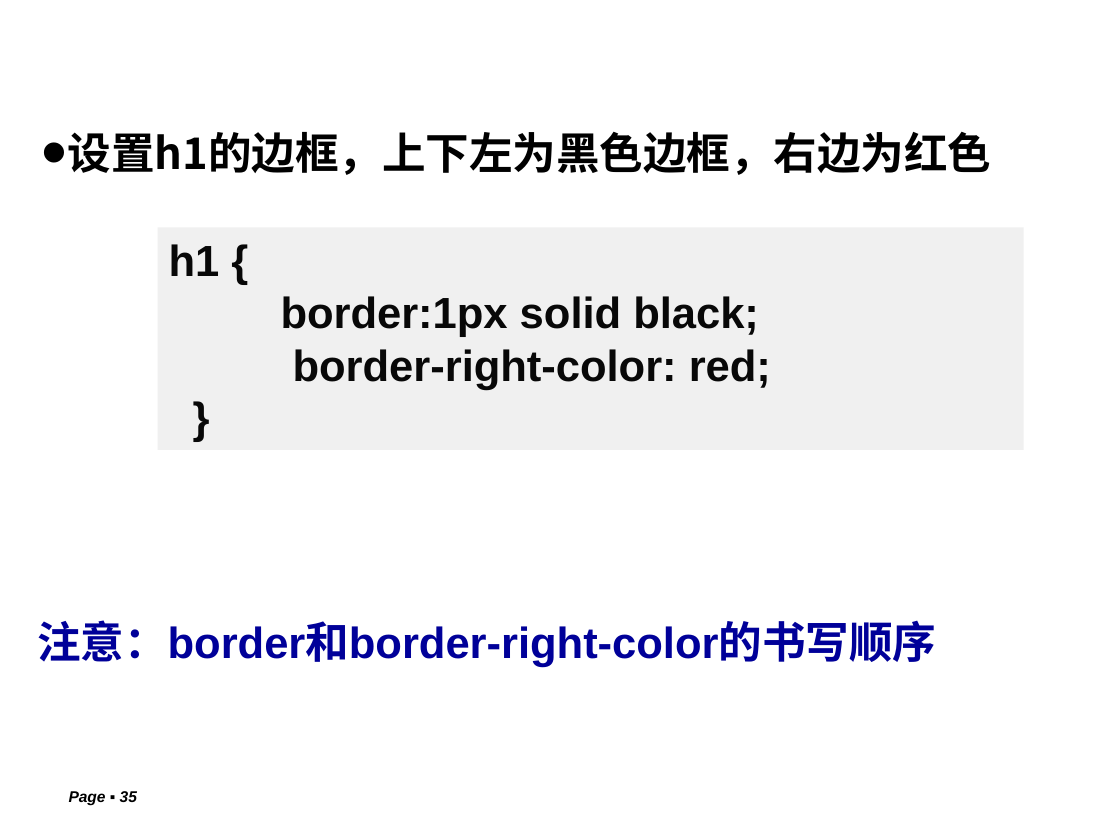
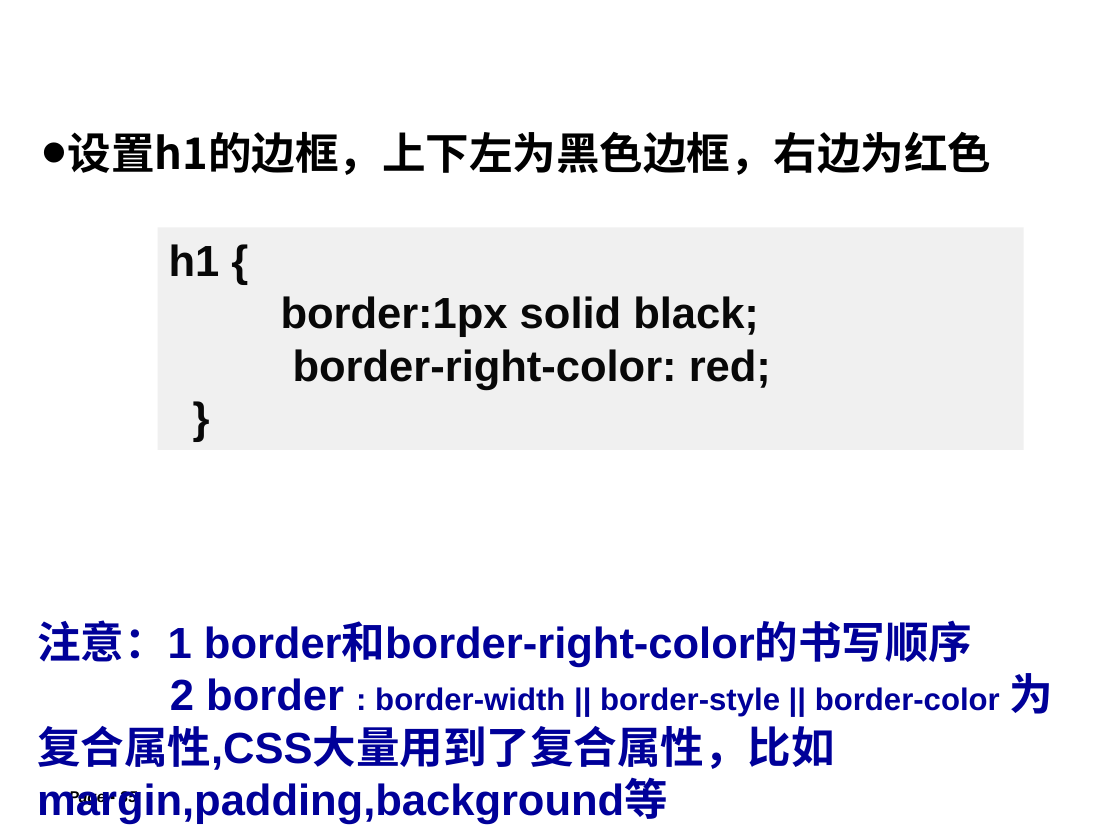
Before and after one commit to lxn56975/webdev, a slide deck: slide 35 of Chapter3 CSS.pptx. Drawn at 1120x840 pixels with LibreOffice and Linux fonts; fonts in the diff are those of the drawing; background and template pictures are left out. Boxes give left, top, right and bottom in pixels: in the first picture for what was removed or moved away, otherwise in the second. Text is boxed around its words. In the diff, an @@ line names an element or a change of style, - is before the commit and + after.

```diff
--- a/Chapter3 CSS.pptx
+++ b/Chapter3 CSS.pptx
@@ text at (37,620,1053,824): text changed @@
-注意：border和border-right-color的书写顺序
+注意：1 border和border-right-color的书写顺序
+2 border : border-width || border-style || border-color 为复合属性,CSS大量用到了复合属性，比如margin,padding,background等
```
Also in this commit, not shown: 2 other slides changed, 1 slide added, 2 other files.
